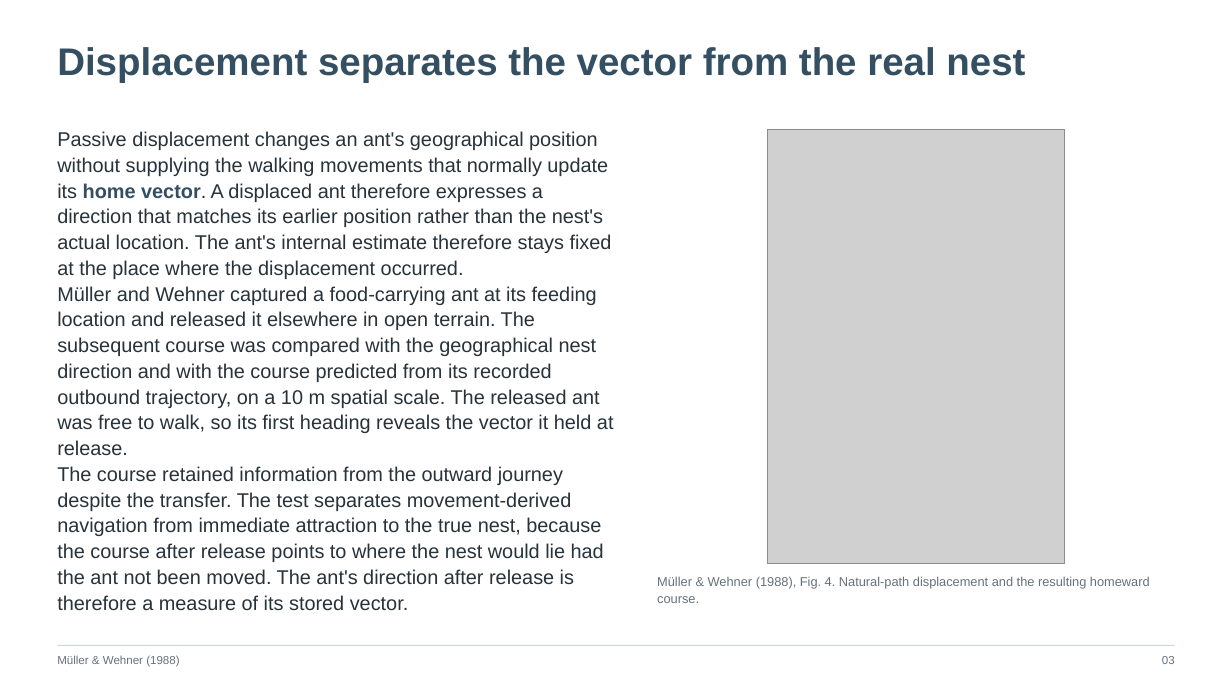
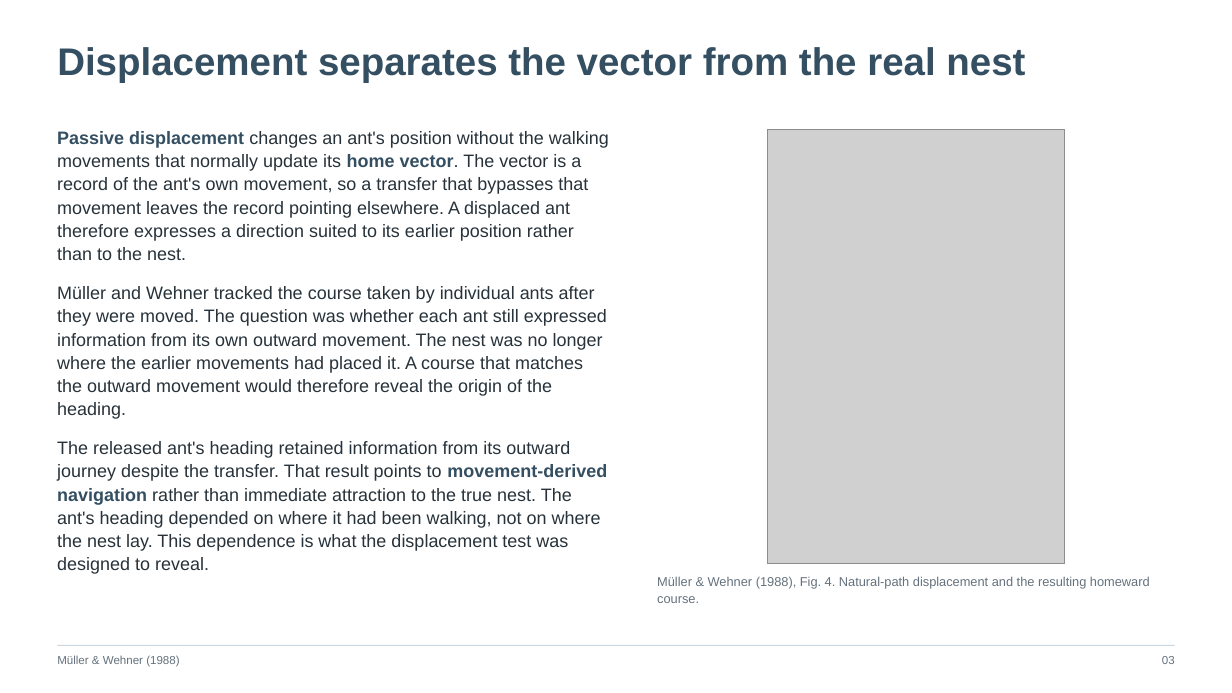
Before and after one commit to jordanxxlopez/NEUROETHOLOGY, a slide deck: slide 3 of scaffolded/Neuroethology_Lecture28_FA2026_SCAFFOLDED.pptx (slide 4 before the commit). Drawn at 1232x693 pixels with LibreOffice and Linux fonts; fonts in the diff are those of the drawing; grey boxes stand for pictures. Boxes give left, top, right and bottom in pixels: in the first picture for what was removed or moved away, otherwise in the second. Text is boxed around its words. In the diff, an @@ line names an element or a change of style, - is before the commit and + after.

```diff
--- a/scaffolded/Neuroethology_Lecture28_FA2026_SCAFFOLDED.pptx
+++ b/scaffolded/Neuroethology_Lecture28_FA2026_SCAFFOLDED.pptx
@@ text at (57, 131, 609, 574): text changed; size 15.5 to 14 pt @@
-Passive displacement changes an ant's geographical position without supplying the walking movements that normally update its home vector. A displaced ant therefore expresses a direction that matches its earlier position rather than the nest's actual location. The ant's internal estimate therefore stays fixed at the place where the displacement occurred.
-Müller and Wehner captured a food-carrying ant at its feeding location and released it elsewhere in open terrain. The subsequent course was compared with the geographical nest direction and with the course predicted from its recorded outbound trajectory, on a 10 m spatial scale. The released ant was free to walk, so its first heading reveals the vector it held at release.
-The course retained information from the outward journey despite the transfer. The test separates movement-derived navigation from immediate attraction to the true nest, because the course after release points to where the nest would lie had the ant not been moved. The ant's direction after release is therefore a measure of its stored vector.
+Passive displacement changes an ant's position without the walking movements that normally update its home vector. The vector is a record of the ant's own movement, so a transfer that bypasses that movement leaves the record pointing elsewhere. A displaced ant therefore expresses a direction suited to its earlier position rather than to the nest.
+Müller and Wehner tracked the course taken by individual ants after they were moved. The question was whether each ant still expressed information from its own outward movement. The nest was no longer where the earlier movements had placed it. A course that matches the outward movement would therefore reveal the origin of the heading.
+The released ant's heading retained information from its outward journey despite the transfer. That result points to movement-derived navigation rather than immediate attraction to the true nest. The ant's heading depended on where it had been walking, not on where the nest lay. This dependence is what the displacement test was designed to reveal.
```
Also in this commit, not shown: 55 other slides changed, 3 slides added, 3 slides removed, 3 other files.
